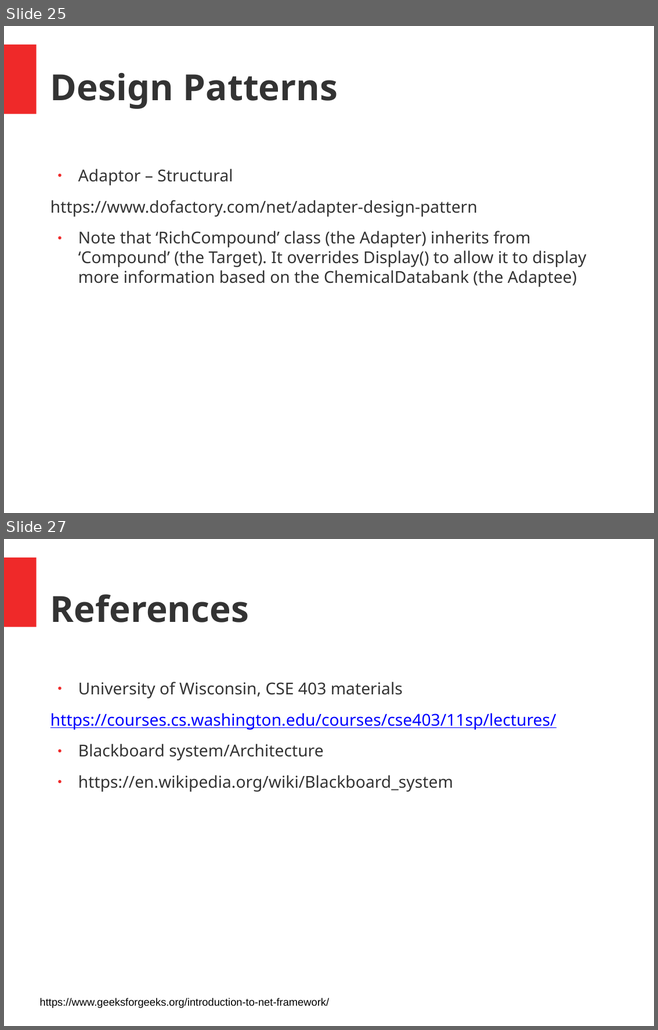
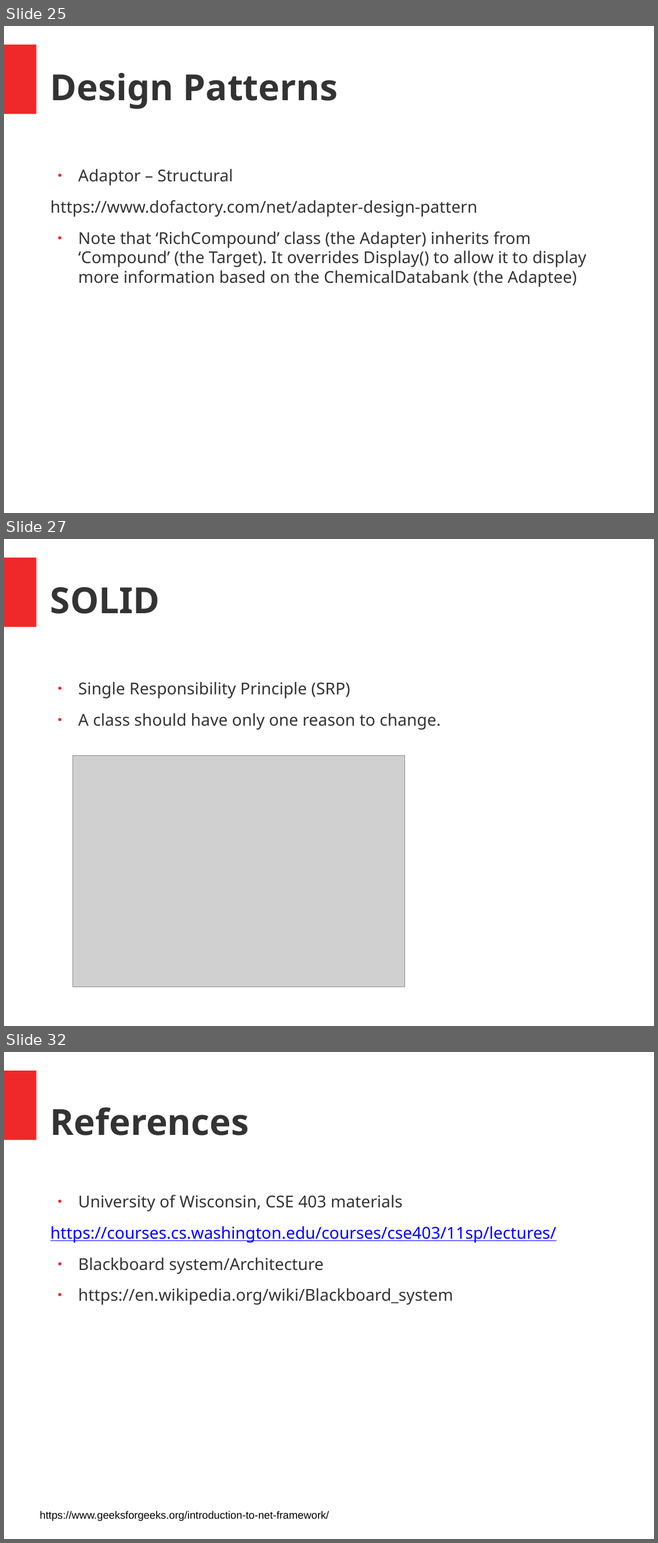
Before and after one commit to juschan/CSharp_ASPNET_Coaching, a slide deck: SE_Intro.pptx. Shown one above the other, each under a label of ours: slides 25 and 27 before the commit, slides 25, 27 and 32 after it; the slides between them are not shown. The pictures are 658x1030 and 658x1543 pixels, drawn with LibreOffice and Linux fonts; fonts in the diff are those of the drawing; grey boxes stand for pictures. Boxes give left, top, right and bottom in pixels: in the first picture for what was removed or moved away, otherwise in the second. Text is boxed around its words. In the diff, an @@ line names an element or a change of style, - is before the commit and + after.

Commit message:
Added details for SOLID

```diff
--- a/SE_Intro.pptx
+++ b/SE_Intro.pptx
@@ slide 27 added at <box>4,539,654,1026</box>, background #FFFFFF; not listed: 1 template element that a slide beside it also shows @@
@@ text added at <box>50,587,160,614</box>, 44 pt, text #333333, bold @@
+SOLID
@@ text added at <box>78,682,440,730</box>, 20 pt, text #333333 @@
+● Single Responsibility Principle (SRP)
+● A class should have only one reason to change.
@@ picture added at <box>72,755,405,987</box> @@
@@ what was slide 27 is now slide 32 @@
```
Also in this commit, not shown: 1 slide changed, 4 other slides added.
